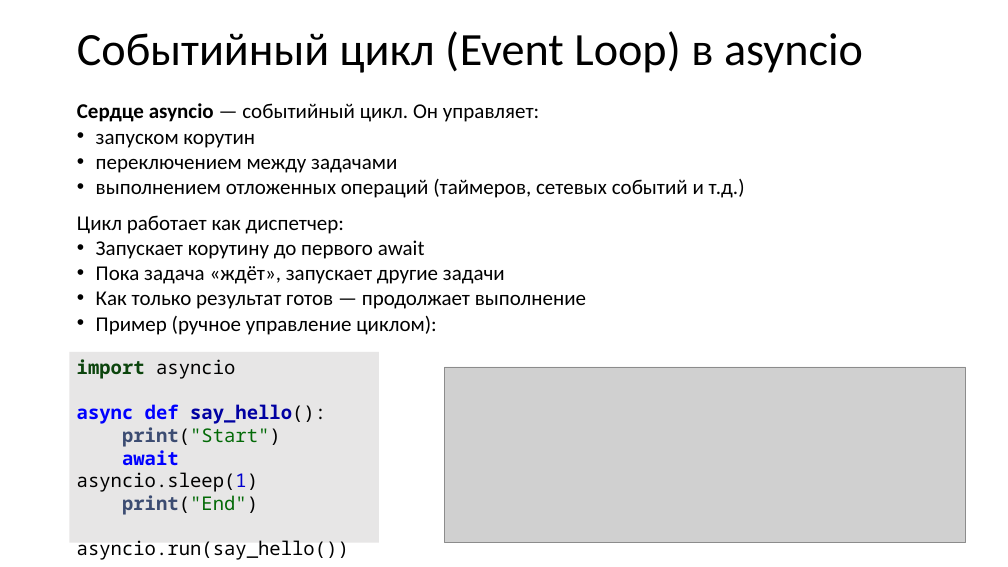
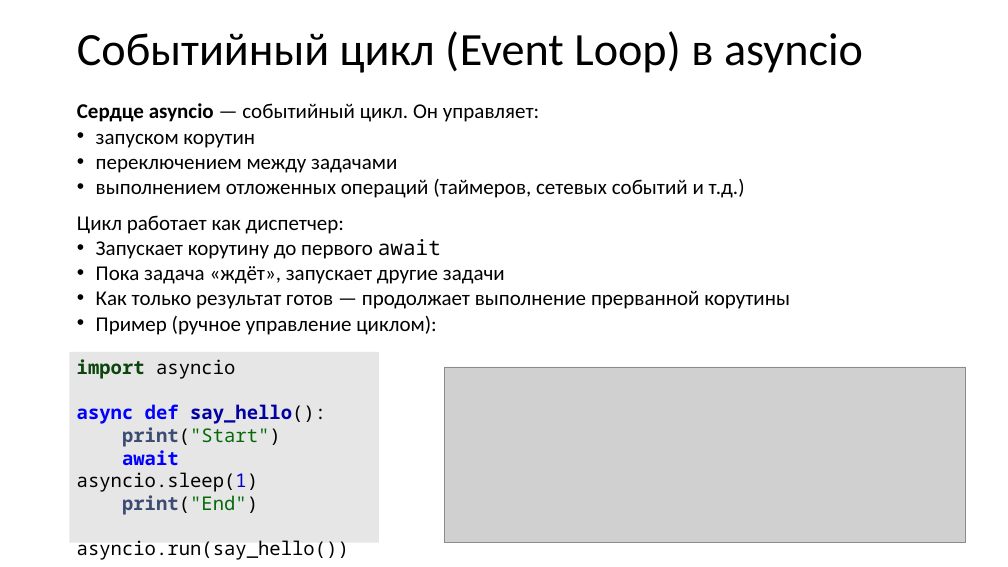
Before and after one commit to xtrueman/network_programming, a slide deck: slide 38 of Sockets.pptx (slide 37 before the commit). Drawn at 1008x567 pixels with LibreOffice and Linux fonts; fonts in the diff are those of the drawing; grey boxes stand for pictures. Boxes give left, top, right and bottom in pixels: in the first picture for what was removed or moved away, otherwise in the second. Text is boxed around its words. In the diff, an @@ line names an element or a change of style, - is before the commit and + after.

```diff
--- a/Sockets.pptx
+++ b/Sockets.pptx
@@ text at box(96, 239, 441, 259): font Calibri to Noto Sans Mono in "await" @@
@@ text at box(96, 290, 790, 309): text changed @@
-• Как только результат готов — продолжает выполнение
+• Как только результат готов — продолжает выполнение прерванной корутины
```
Also in this commit, not shown: 15 other slides changed, 1 slide added, 3 other files.
